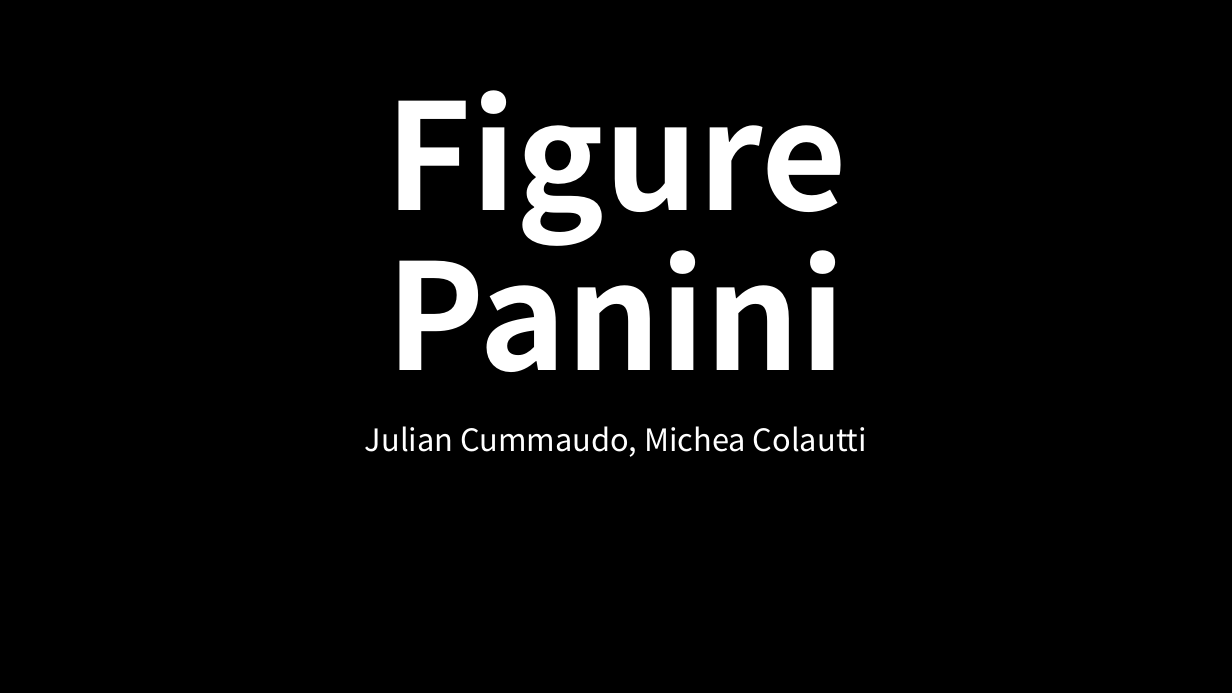
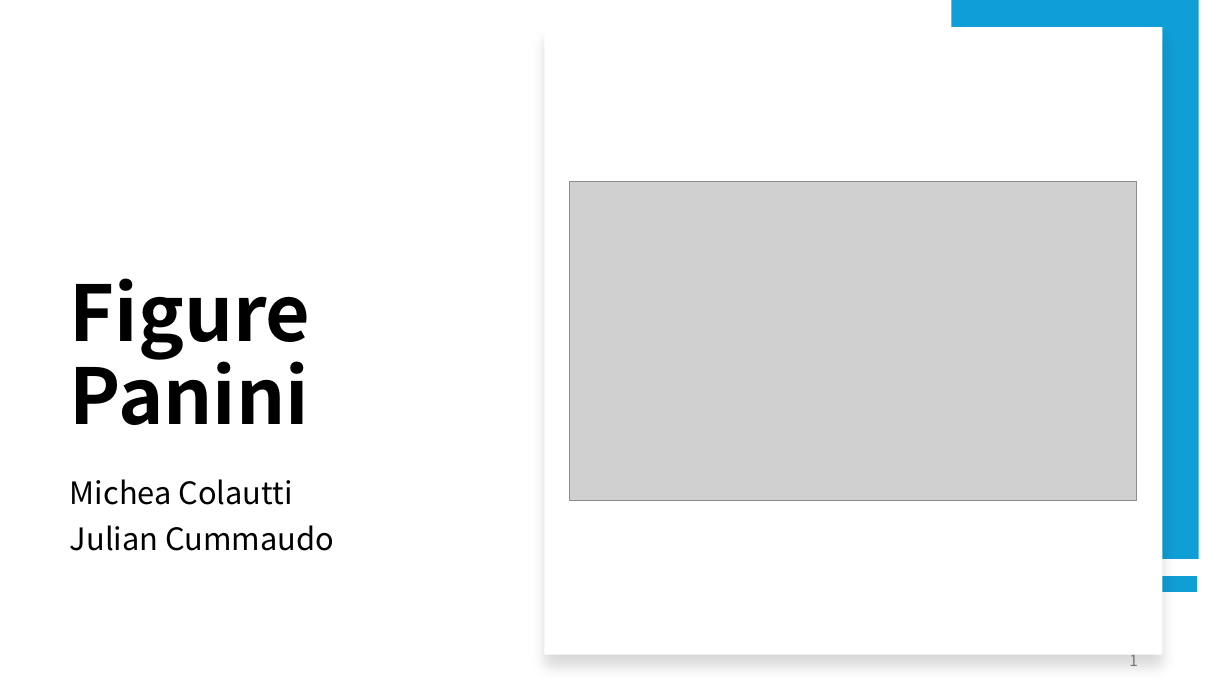
Before and after one commit to MicheaColautti/FigurePanini, a slide deck: slide 1 of src/Presentation/ProgettoAlgovitmi.pptx. Drawn at 1232x693 pixels with LibreOffice and Linux fonts; fonts in the diff are those of the drawing; grey boxes stand for pictures; background and template pictures are left out. Boxes give left, top, right and bottom in pixels: in the first picture for what was removed or moved away, otherwise in the second. Text is boxed around its words. In the diff, an @@ line names an element or a change of style, - is before the commit and + after.

```diff
--- a/src/Presentation/ProgettoAlgovitmi.pptx
+++ b/src/Presentation/ProgettoAlgovitmi.pptx
@@ background picture (left out) to #FFFFFF @@
@@ rectangle added at (x1=544, y1=27, x2=1163, y2=654), fill #FFFFFF @@
@@ rectangle added at (x1=952, y1=0, x2=1200, y2=559), fill #0F9ED5 @@
@@ title "Figure Panini" moved from (x1=385, y1=90, x2=847, y2=372) to (x1=70, y1=278, x2=311, y2=425) @@
@@ title "Figure Panini" at (x1=70, y1=278, x2=311, y2=425): size 115 to 60 pt, text colour #FFFFFF to #000000; alignment centre to left @@
@@ picture added at (x1=570, y1=181, x2=1137, y2=500) @@
@@ subtitle at (x1=70, y1=479, x2=334, y2=551): text changed; text colour #FFFFFF to #000000 @@
-Julian Cummaudo, Michea Colautti
+Michea Colautti
+Julian Cummaudo
@@ line added from (1198, 584) to (952, 584), #0F9ED5 12 pt @@
@@ page number added at (x1=1129, y1=655, x2=1138, y2=666), 12 pt, text #797979 @@
+1
```
Also in this commit, not shown: 4 other slides changed, 2 slides added, 2 slides removed.
